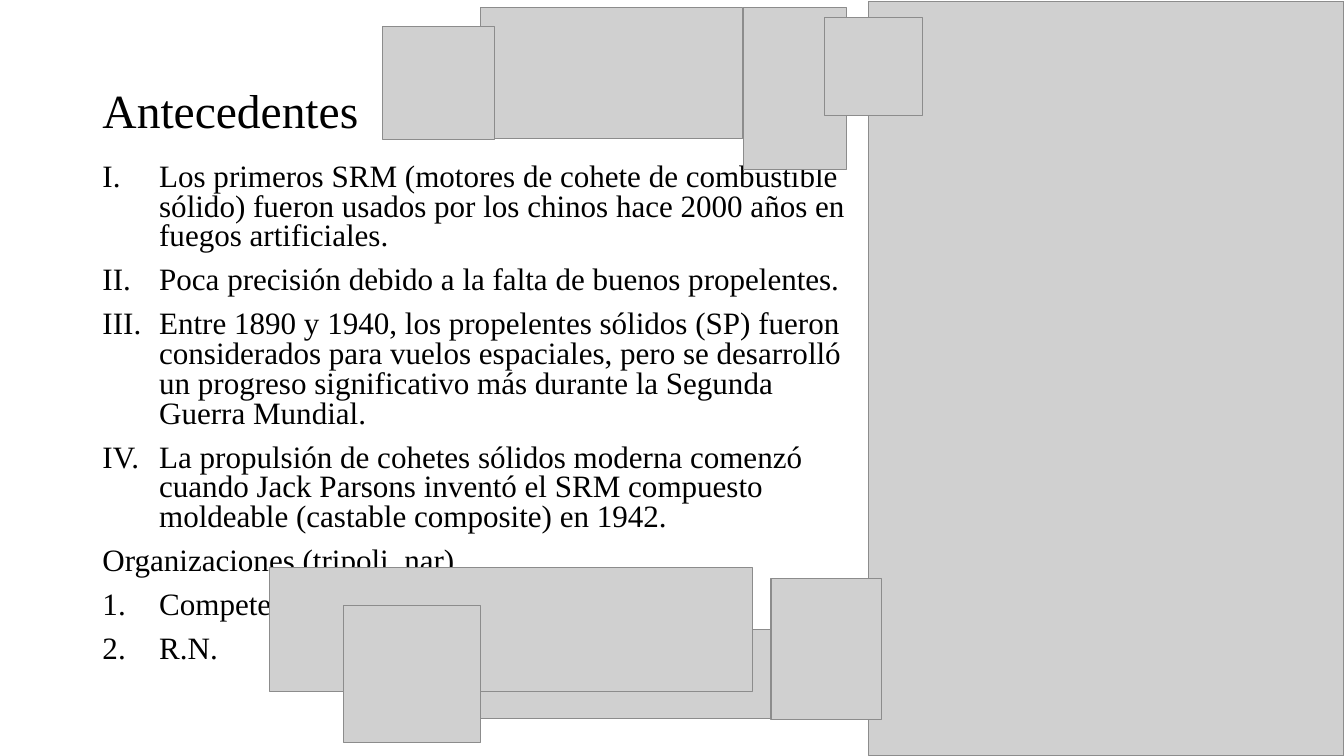
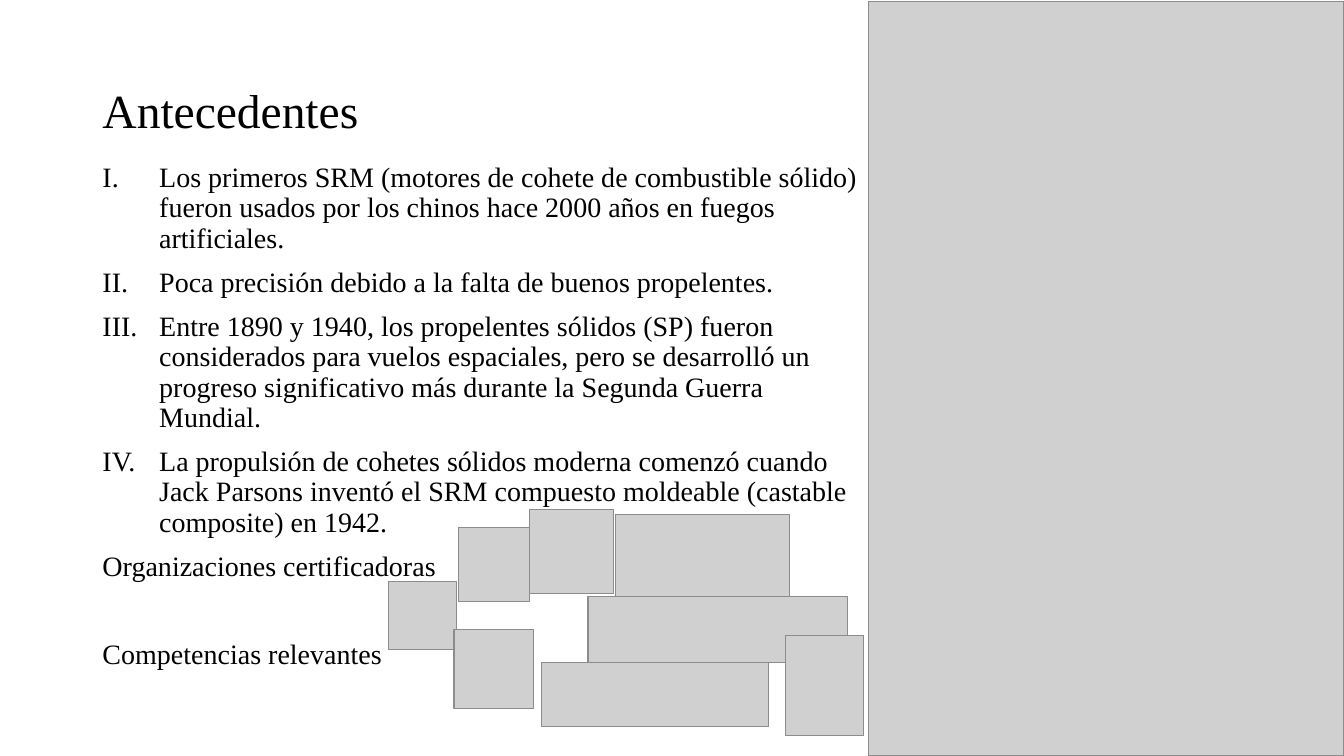
Before and after one commit to Archimedean2345/The-thermal-repository, a slide deck: slide 4 of PFlammam - Lucia V1 rev3/PFlammam - Lucia V1 - technical presentation.pptx. Drawn at 1344x756 pixels with LibreOffice and Linux fonts; fonts in the diff are those of the drawing; grey boxes stand for pictures. Boxes give left, top, right and bottom in pixels: in the first picture for what was removed or moved away, otherwise in the second. Text is boxed around its words. In the diff, an @@ line names an element or a change of style, - is before the commit and + after.

Commit message:
summary directory
ppt and xlsm updated

```diff
--- a/PFlammam - Lucia V1 rev3/PFlammam - Lucia V1 - technical presentation.pptx
+++ b/PFlammam - Lucia V1 rev3/PFlammam - Lucia V1 - technical presentation.pptx
@@ picture removed at [383, 27, 495, 139] @@
@@ picture removed at [744, 8, 847, 169] @@
@@ picture removed at [825, 18, 923, 116] @@
@@ text at [159, 167, 857, 537]: size 22.2 to 20 pt in "Los primeros SRM (motores de cohete de ...", "Poca precisión debido a la falta de ...", "Entre 1890 y 1940, los propelentes sólidos ...", "La propulsión de cohetes sólidos moderna comenzó ..."; line spacing 0.8 to 0.9 @@
@@ picture added at [459, 527, 529, 602] @@
@@ picture added at [529, 510, 614, 595] @@
@@ picture: place and size @@
-picture at [481, 8, 743, 139]
+picture at [616, 514, 790, 601]
@@ text at [102, 556, 435, 670]: text changed; size 22.2 to 20 pt @@
-Organizaciones (tripoli, nar)
-1. Competencias
-2. R.N.
+Organizaciones certificadoras
+Competencias relevantes
@@ picture removed at [270, 568, 753, 691] @@
@@ picture added at [388, 582, 457, 650] @@
@@ picture added at [588, 596, 847, 662] @@
@@ picture: place and size @@
-picture at [344, 606, 481, 743]
+picture at [454, 629, 533, 709]
@@ picture: place and size @@
-picture at [771, 579, 881, 721]
+picture at [785, 636, 863, 736]
@@ picture: place and size @@
-picture at [479, 629, 795, 718]
+picture at [541, 662, 768, 726]
```
Also in this commit, not shown: 1 other file.
